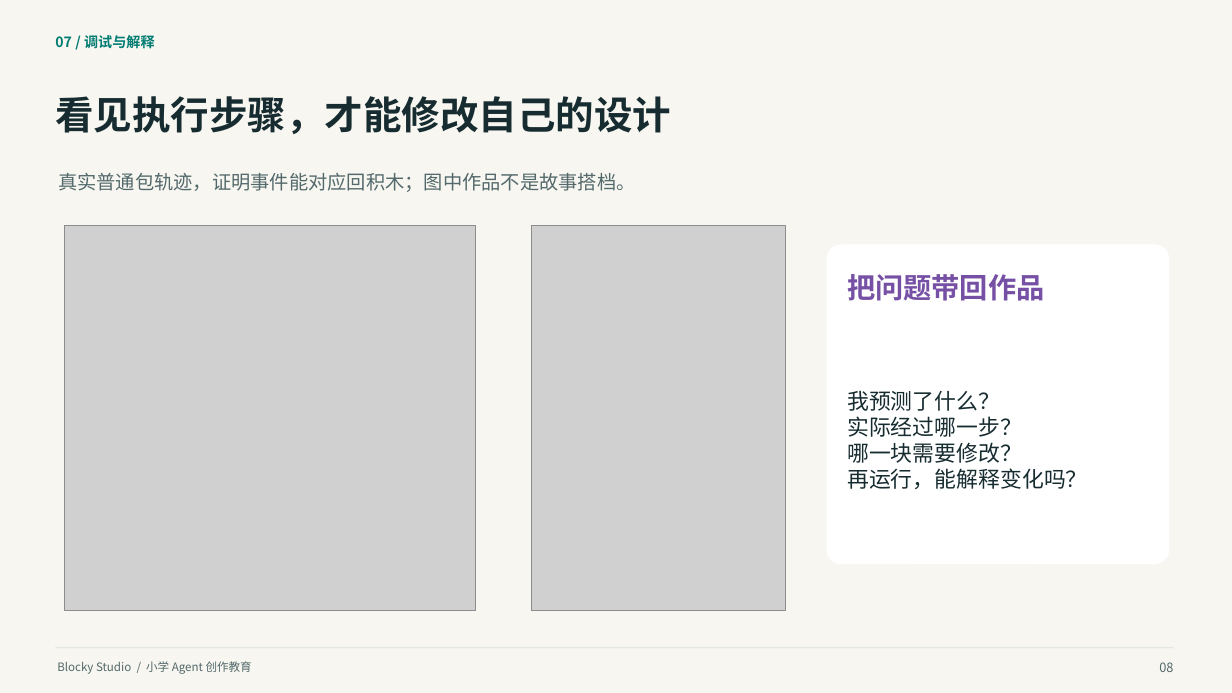
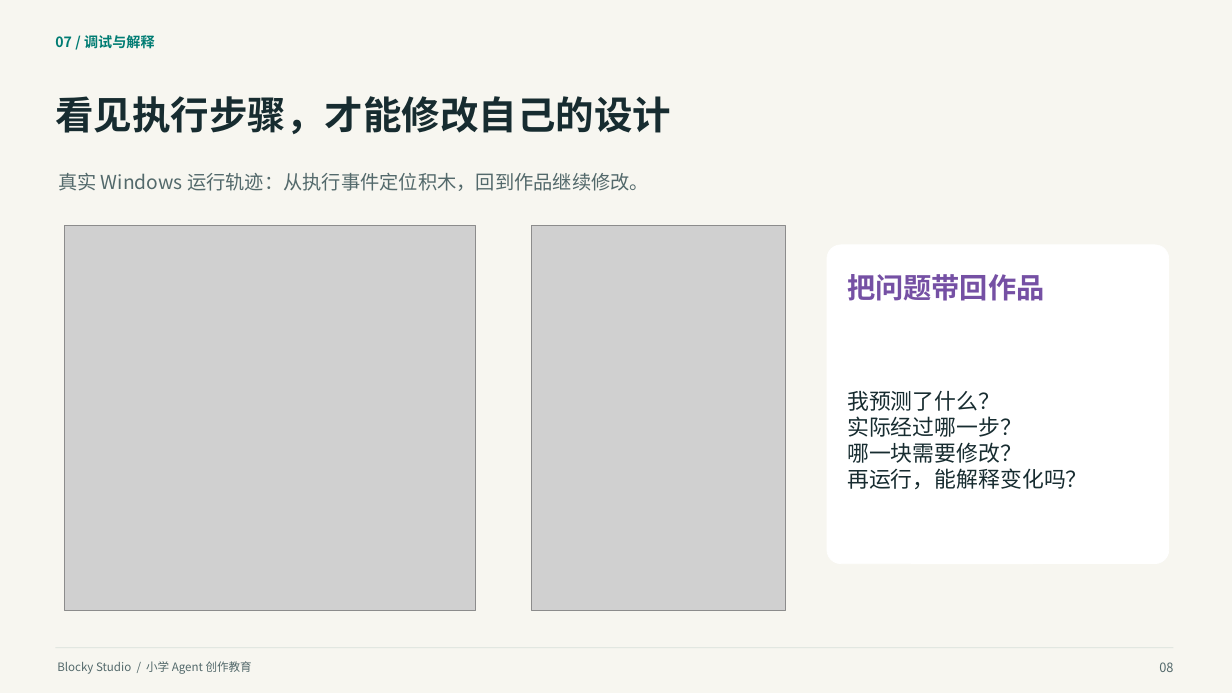
Before and after one commit to q2955161835-debug/Blocky-AI, a slide deck: slide 8 of doc/交付/2026-10-03-答辩与商业计划书/Blocky-Studio-小学Agent创作教育-2026-10-03.pptx. Drawn at 1232x693 pixels with LibreOffice and Linux fonts; fonts in the diff are those of the drawing; grey boxes stand for pictures. Boxes give left, top, right and bottom in pixels: in the first picture for what was removed or moved away, otherwise in the second. Text is boxed around its words. In the diff, an @@ line names an element or a change of style, - is before the commit and + after.

Commit message:
docs: revise pitch wording and record independent investor reaudit [skip ci]

```diff
--- a/doc/交付/2026-10-03-答辩与商业计划书/Blocky-Studio-小学Agent创作教育-2026-10-03.pptx
+++ b/doc/交付/2026-10-03-答辩与商业计划书/Blocky-Studio-小学Agent创作教育-2026-10-03.pptx
@@ text at (x1=58, y1=173, x2=649, y2=191): text changed @@
-真实普通包轨迹，证明事件能对应回积木；图中作品不是故事搭档。
+真实 Windows 运行轨迹：从执行事件定位积木，回到作品继续修改。
```
Also in this commit, not shown: 14 other slides changed, 12 other files.
